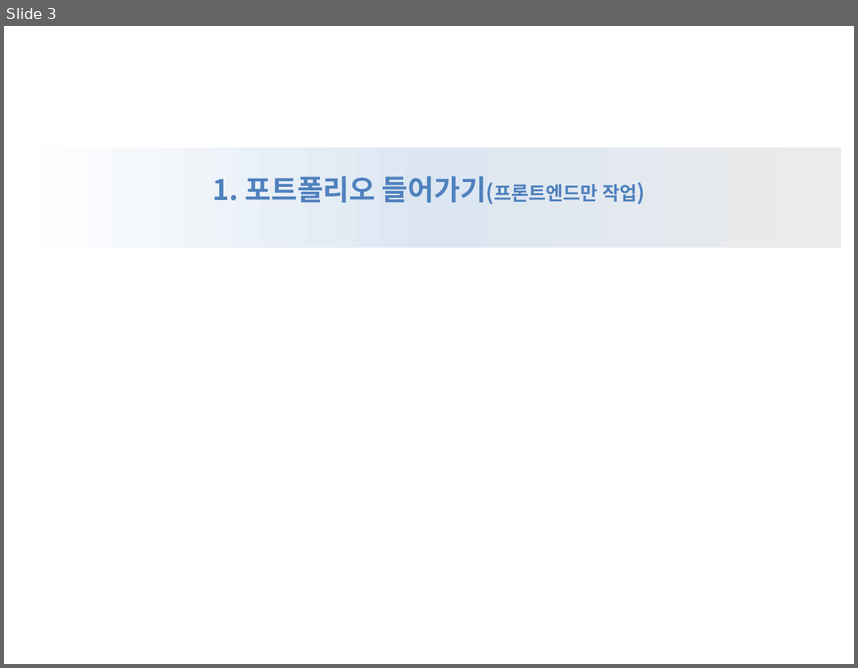
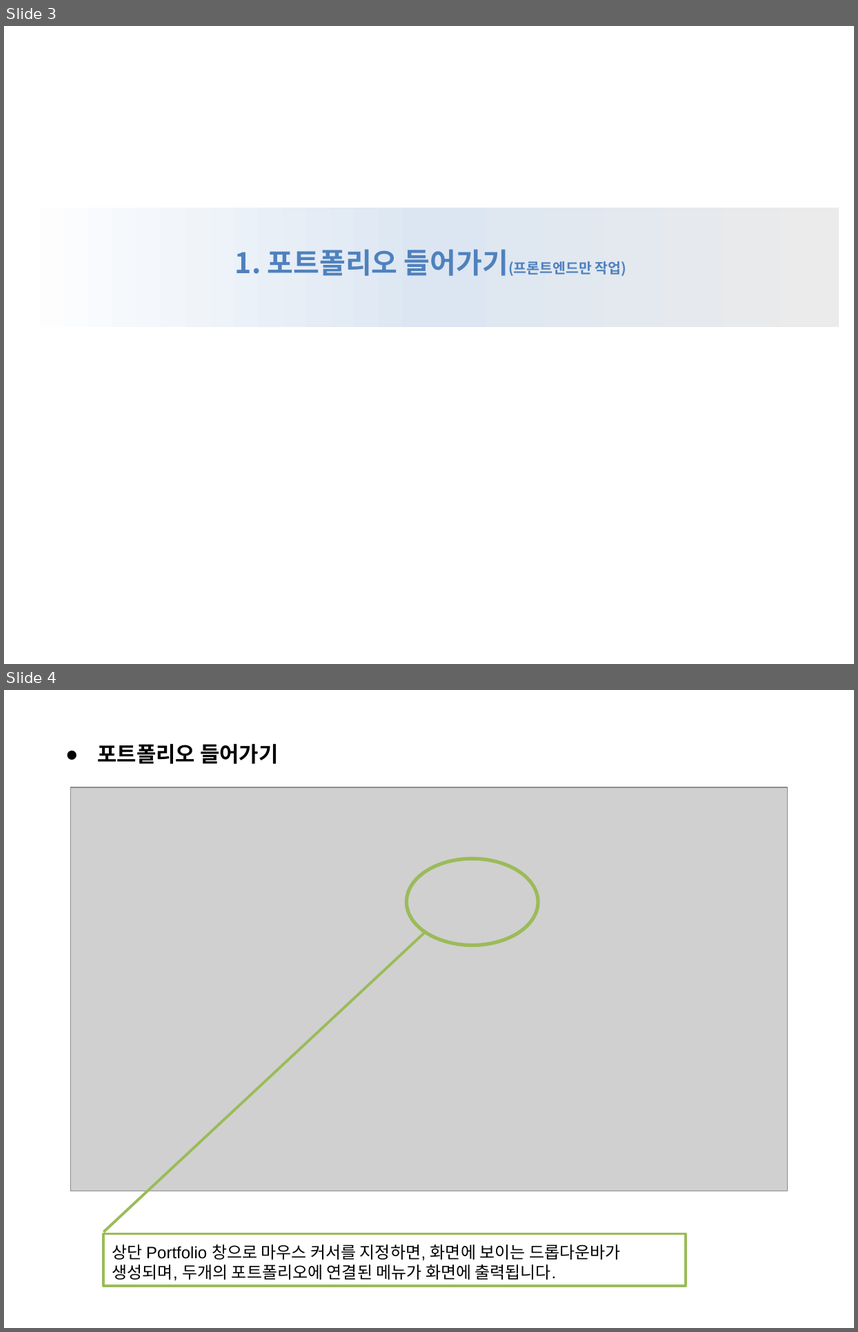
Before and after one commit to miniplugin/human, a slide deck: git_img/projectv1.1_manual.pptx. Shown one above the other, each under a label of ours: slide 3 before the commit, slides 3 and 4 after it. The pictures are 858x668 and 858x1332 pixels, drawn with LibreOffice and Linux fonts; fonts in the diff are those of the drawing; grey boxes stand for pictures. Boxes give left, top, right and bottom in pixels: in the first picture for what was removed or moved away, otherwise in the second. Text is boxed around its words. In the diff, an @@ line names an element or a change of style, - is before the commit and + after.

```diff
--- a/git_img/projectv1.1_manual.pptx
+++ b/git_img/projectv1.1_manual.pptx
@@ slide 4 added at [4,690,854,1328], background #FFFFFF @@
@@ text added at [97,744,278,764], 18 pt, text #000000, bold @@
+● 포트폴리오 들어가기
@@ picture added at [70,787,788,1191] @@
@@ ellipse added at [406,858,538,945], outline #9BBB59 3 pt @@
@@ line added from (426, 931) to (103, 1232), #9BBB59 2.25 pt @@
@@ rectangle added at [103,1233,686,1285], outline #9BBB59 2.25 pt, 14 pt, text #000000 @@
+상단 Portfolio 창으로 마우스 커서를 지정하면, 화면에 보이는 드롭다운바가 생성되며, 두개의 포트폴리오에 연결된 메뉴가 화면에 출력됩니다.
@@ slide 3 changed as well @@
@@ rectangle: place and size @@
-rectangle at [16,147,840,248]
+rectangle at [15,208,839,327]
@@ text "1. 포트폴리오 들어가기(프론트엔드만 작업)": place and size @@
-text "1. 포트폴리오 들어가기(프론트엔드만 작업)" at [213,176,637,203]
+text "1. 포트폴리오 들어가기(프론트엔드만 작업)" at [235,249,627,276]
@@ text "1. 포트폴리오 들어가기(프론트엔드만 작업)" at [235,249,627,276]: size 18 to 12 pt, size 16 to 12 pt in "들어가기(프론트엔드만 작업)" @@
```
Also in this commit, not shown: 3 other slides changed, 23 other slides added, 3 slides removed, 1 other file.
